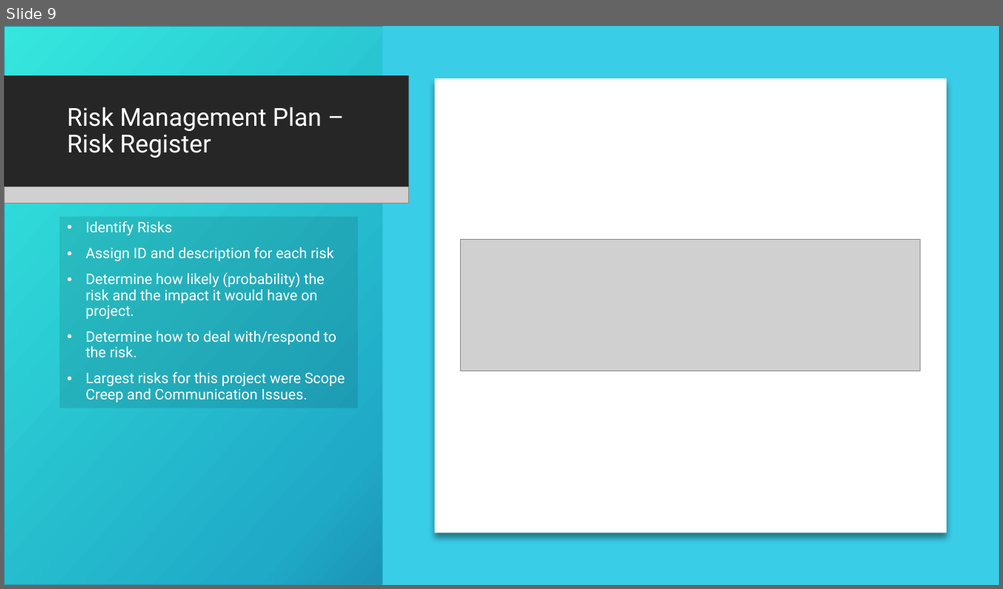
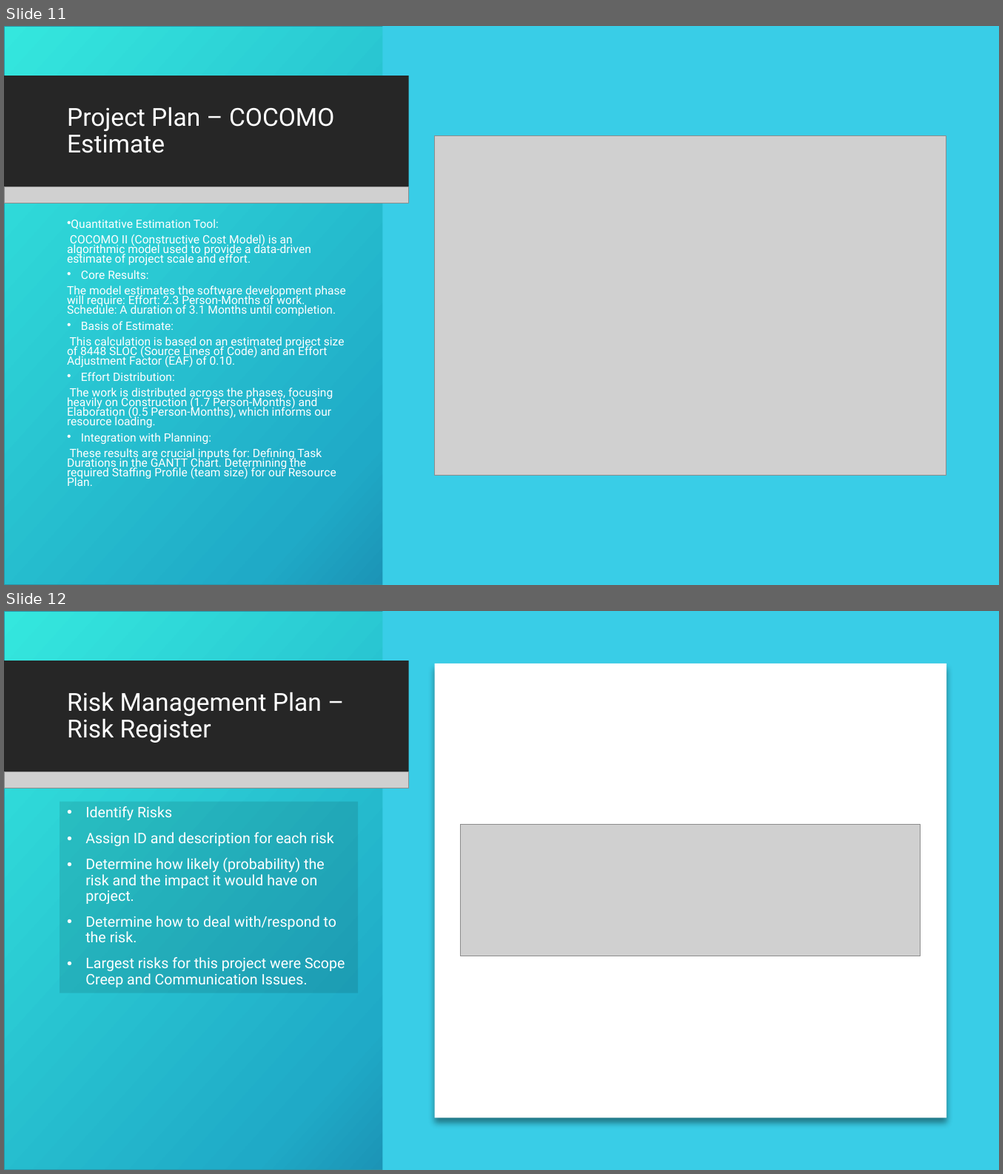
Before and after one commit to c3026923/south-yorkshire-bus-journey-planner, a slide deck: SY Bus Journey Planner Presentation.pptx. Shown one above the other, each under a label of ours: slide 9 before the commit, slides 11 and 12 after it. The pictures are 1003x589 and 1003x1174 pixels, drawn with LibreOffice and Linux fonts; fonts in the diff are those of the drawing; grey boxes stand for pictures; background and template pictures are left out. Boxes give left, top, right and bottom in pixels: in the first picture for what was removed or moved away, otherwise in the second. Text is boxed around its words. In the diff, an @@ line names an element or a change of style, - is before the commit and + after.

```diff
--- a/SY Bus Journey Planner Presentation.pptx
+++ b/SY Bus Journey Planner Presentation.pptx
@@ slide 11 added at (x1=4, y1=26, x2=999, y2=585), background picture (left out); not listed: 2 template elements that a slide beside it also shows @@
@@ rectangle added at (x1=4, y1=26, x2=999, y2=585), fill gradient #36E6DD to #21ABC8 to #0C2263, outline #2A98AB 1 pt @@
@@ rectangle added at (x1=382, y1=26, x2=999, y2=585), fill #39CDE7 @@
@@ rectangle added at (x1=4, y1=76, x2=408, y2=188), fill #262626 @@
@@ title added at (x1=67, y1=107, x2=334, y2=153), 24 pt, text #FFFFFF @@
+Project Plan – COCOMO Estimate
@@ picture added at (x1=435, y1=136, x2=946, y2=476) @@
@@ picture added at (x1=4, y1=187, x2=408, y2=203) @@
@@ text added at (x1=67, y1=219, x2=346, y2=486), 11.1 pt, text #FFFFFF @@
+• Quantitative Estimation Tool:
+COCOMO II (Constructive Cost Model) is an algorithmic model used to provide a data-driven estimate of project scale and effort.
+• Core Results:
+The model estimates the software development phase will require: Effort: 2.3 Person-Months of work. Schedule: A duration of 3.1 Months until completion.
+• Basis of Estimate:
+This calculation is based on an estimated project size of 8448 SLOC (Source Lines of Code) and an Effort Adjustment Factor (EAF) of 0.10.
+• Effort Distribution:
+The work is distributed across the phases, focusing heavily on Construction (1.7 Person-Months) and Elaboration (0.5 Person-Months), which informs our resource loading.
+• Integration with Planning:
+These results are crucial inputs for: Defining Task Durations in the GANTT Chart. Determining the required Staffing Profile (team size) for our Resource Plan.
@@ what was slide 9 is now slide 12 @@
```
Also in this commit, not shown: 2 slides changed, 6 other slides added, 3 slides removed.
